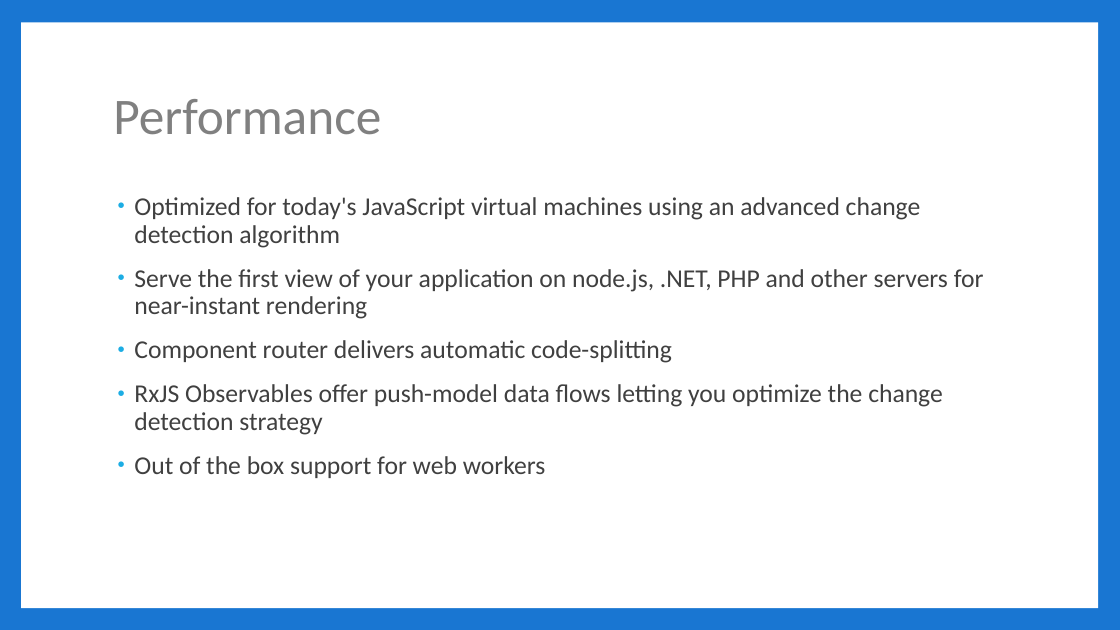
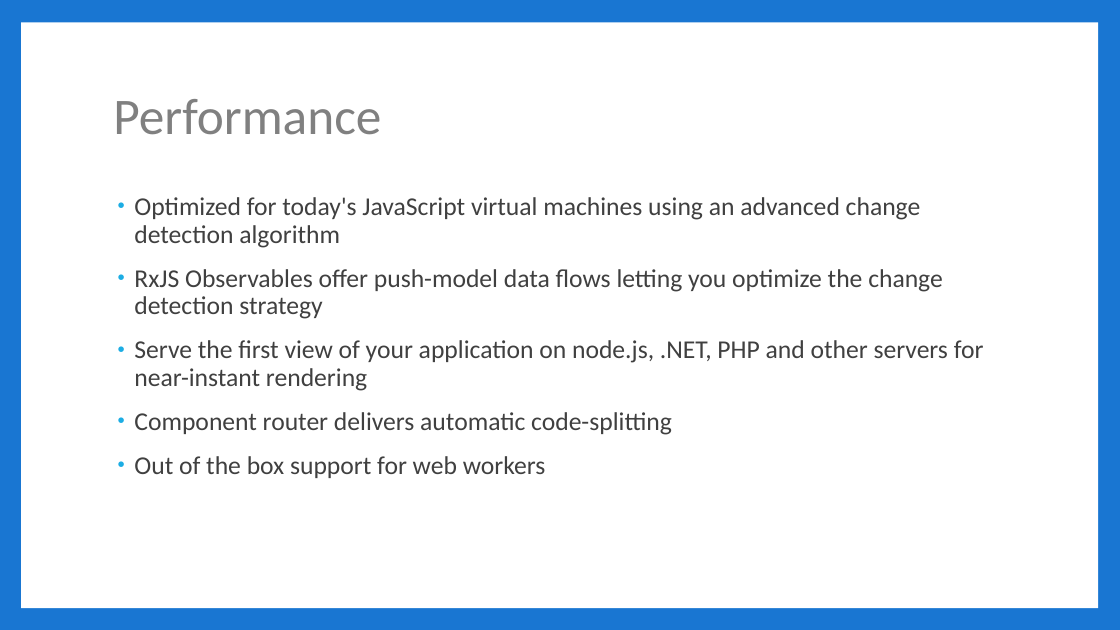
Before and after one commit to jbicks/angular2-demo, a slide deck: slide 13 of Angular2.pptx (slide 12 before the commit). Drawn at 1120x630 pixels with LibreOffice and Linux fonts; fonts in the diff are those of the drawing. Boxes give left, top, right and bottom in pixels: in the first picture for what was removed or moved away, otherwise in the second. Text is boxed around its words. In the diff, an @@ line names an element or a change of style, - is before the commit and + after.

```diff
--- a/Angular2.pptx
+++ b/Angular2.pptx
@@ text at <box>134,269,943,319</box>: paragraph added @@
+• RxJS Observables offer push-model data flows letting you optimize the change detection strategy
@@ text at <box>134,384,943,435</box>: paragraph removed @@
-• RxJS Observables offer push-model data flows letting you optimize the change detection strategy
```
Also in this commit, not shown: 7 other slides changed, 2 slides added, 2 other files.
